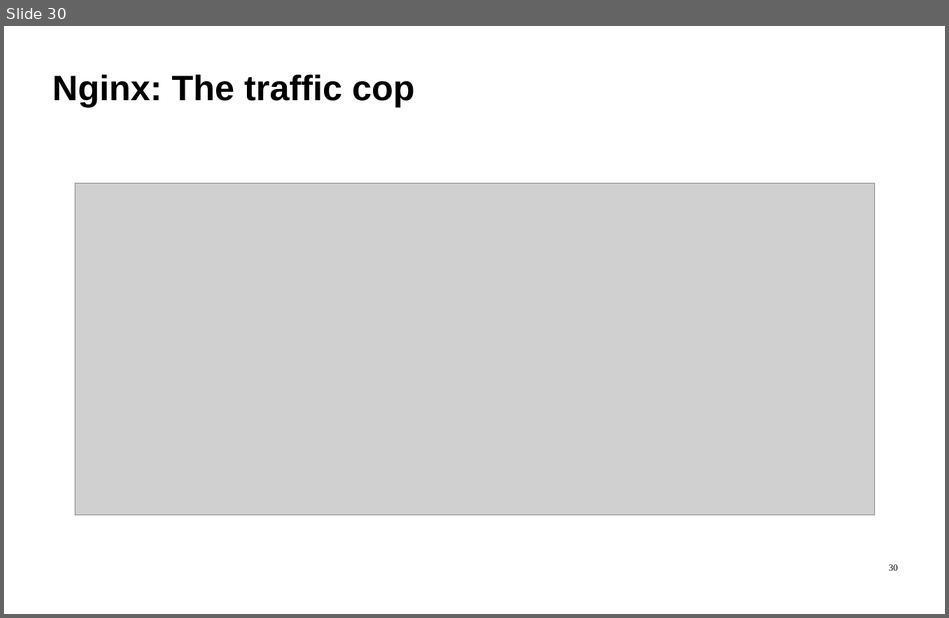
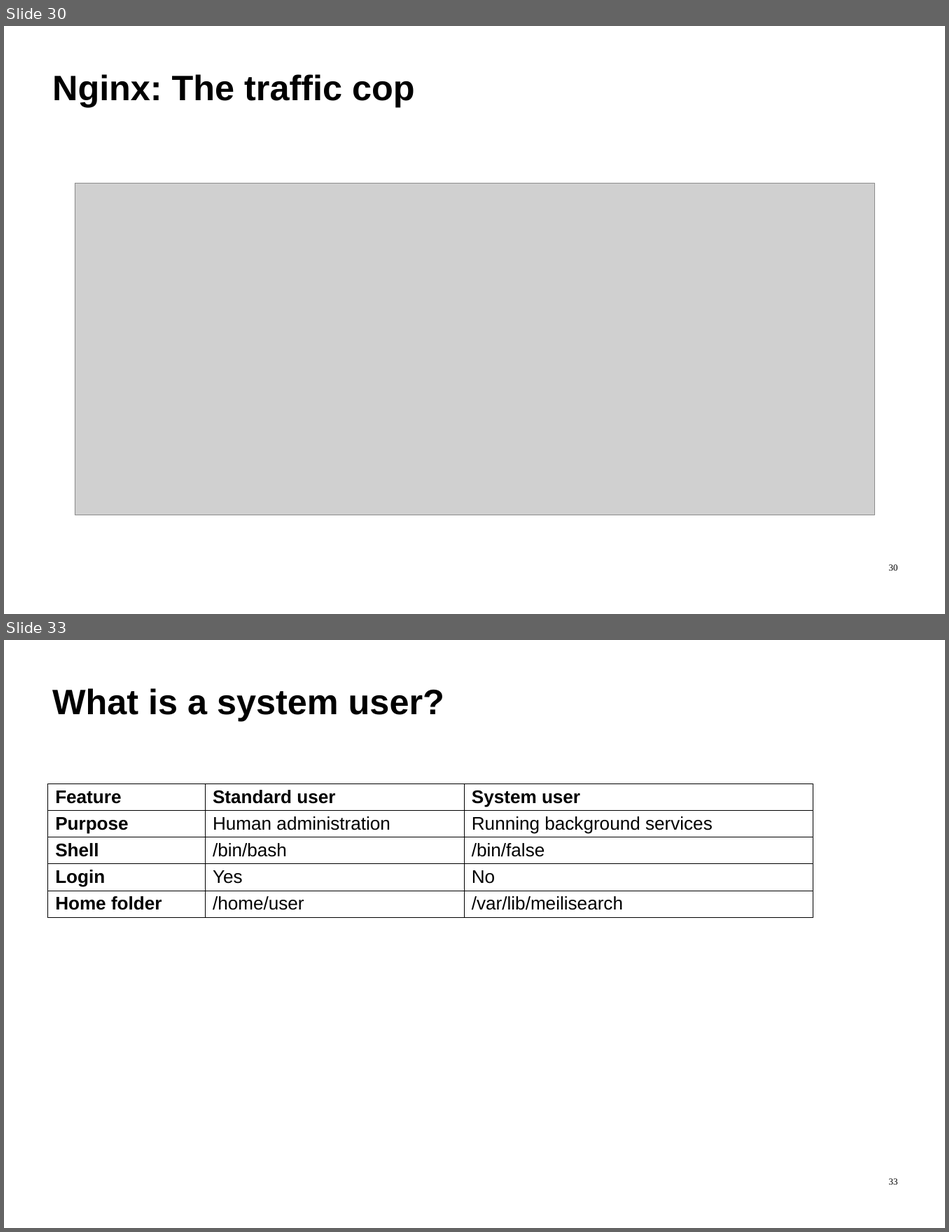
Before and after one commit to ImadSaddik/FullStackDeploymentHandbook, a slide deck: course-assets/slides/full_stack_deployment_guide.odp. Shown one above the other, each under a label of ours: slide 30 before the commit, slides 30 and 33 after it; the slides between them are not shown. The pictures are 949x618 and 949x1232 pixels, drawn with LibreOffice and Linux fonts; fonts in the diff are those of the drawing; grey boxes stand for pictures. Boxes give left, top, right and bottom in pixels: in the first picture for what was removed or moved away, otherwise in the second. Text is boxed around its words. In the diff, an @@ line names an element or a change of style, - is before the commit and + after.

```diff
--- a/course-assets/slides/full_stack_deployment_guide.odp
+++ b/course-assets/slides/full_stack_deployment_guide.odp
@@ slide 33 added at (4, 640, 945, 1228), background #FFFFFF @@
@@ text added at (52, 688, 444, 721), 54 pt, text #000000, bold @@
+What is a system user?
@@ table added at (47, 784, 812, 961), 5 rows, 3 columns @@
+Feature | Standard user | System user
+Purpose | Human administration | Running background services
+Shell | /bin/bash | /bin/false
+Login | Yes | No
+Home folder | /home/user | /var/lib/meilisearch
@@ page number added at (889, 1178, 898, 1185), 14 pt, text #000000 @@
+33
```
Also in this commit, not shown: 5 other slides added, 1 other file.
